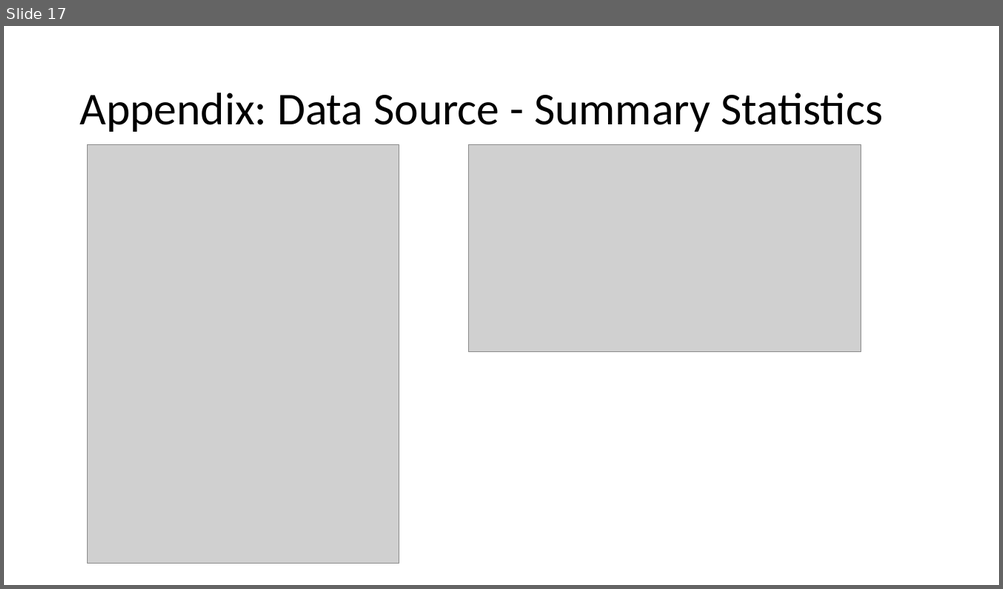
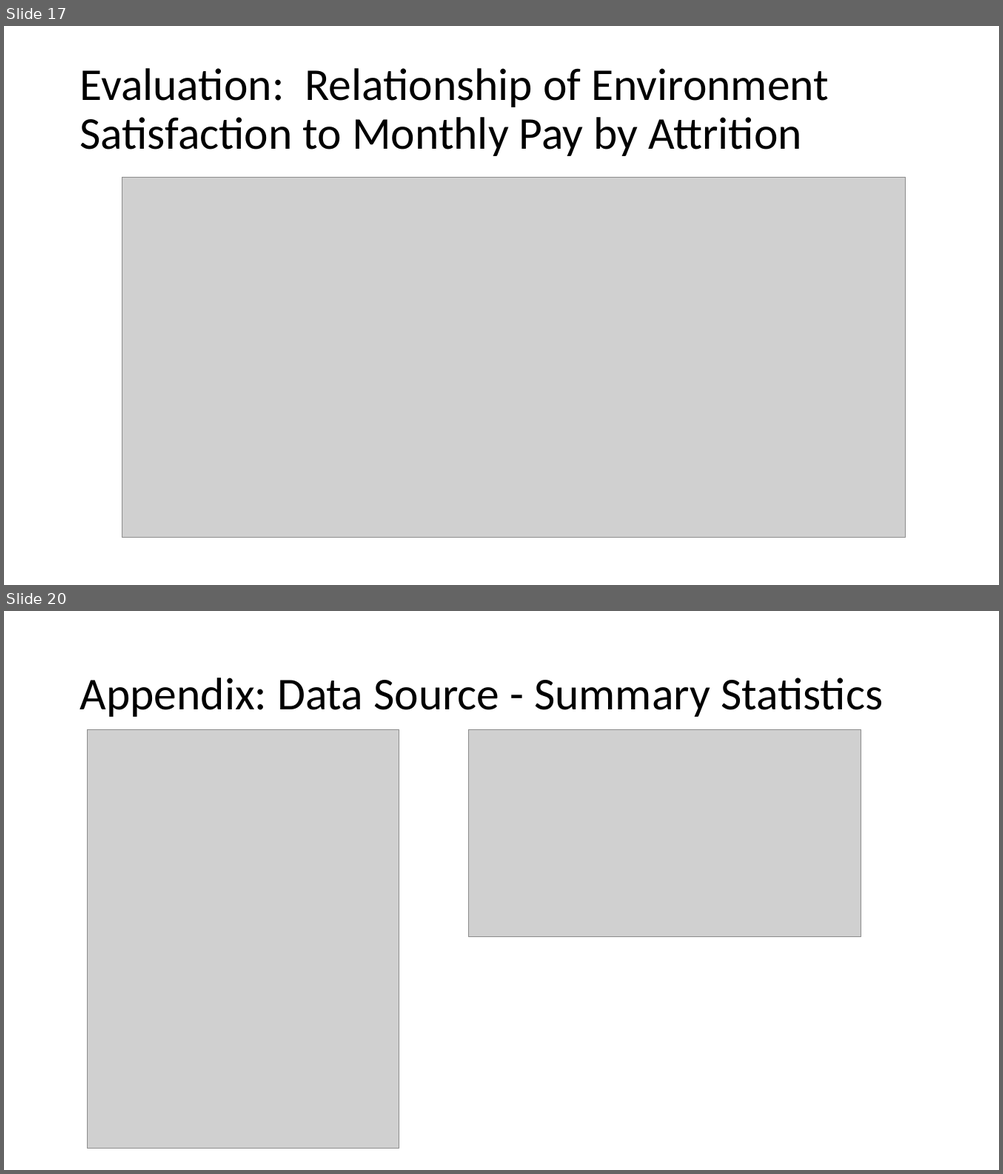
Before and after one commit to bdelahoussaye/CaseStudy2, a slide deck: Final Presentation_TEAM VARIANCE 6306.pptx. Shown one above the other, each under a label of ours: slide 17 before the commit, slides 17 and 20 after it; the slides between them are not shown. The pictures are 1003x589 and 1003x1174 pixels, drawn with LibreOffice and Linux fonts; fonts in the diff are those of the drawing; grey boxes stand for pictures. Boxes give left, top, right and bottom in pixels: in the first picture for what was removed or moved away, otherwise in the second. Text is boxed around its words. In the diff, an @@ line names an element or a change of style, - is before the commit and + after.

```diff
--- a/Final Presentation_TEAM VARIANCE 6306.pptx
+++ b/Final Presentation_TEAM VARIANCE 6306.pptx
@@ slide 17 added at (4, 26, 999, 585), background #FFFFFF @@
@@ title added at (79, 68, 828, 156), 44 pt, text #000000 @@
+Evaluation: Relationship of Environment Satisfaction to Monthly Pay by Attrition
@@ picture added at (122, 178, 905, 539) @@
@@ what was slide 17 is now slide 20 @@
```
Also in this commit, not shown: 2 slides changed, 2 other slides added, 2 other files.
